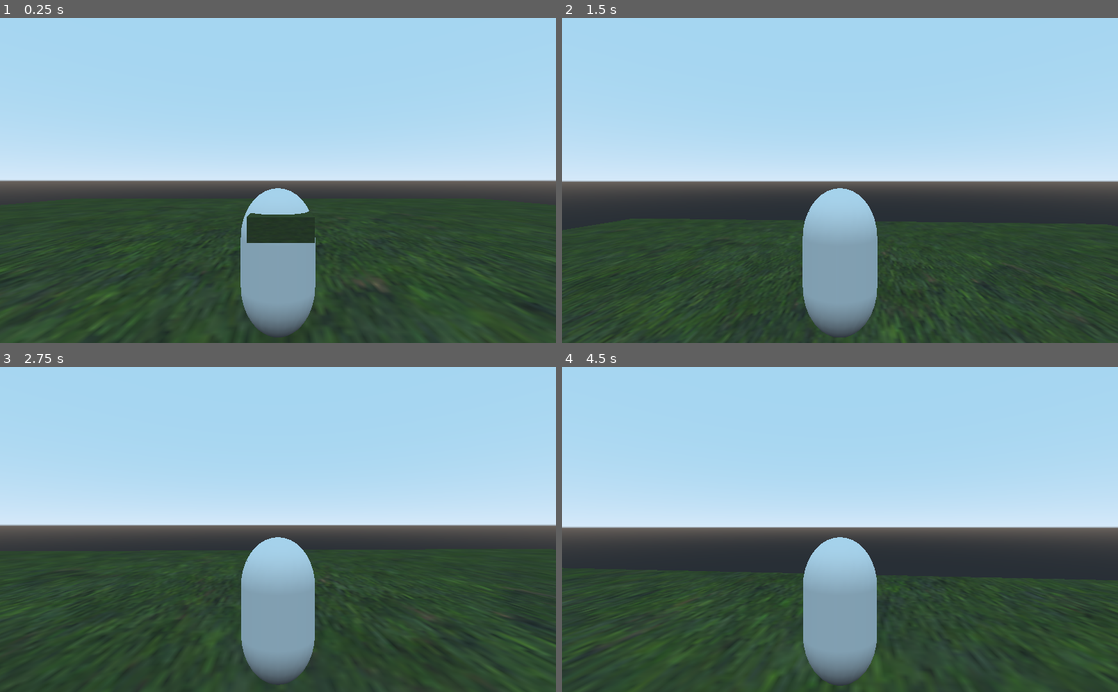
Above: before the commit, frames 1-4 (two rows, left to right).
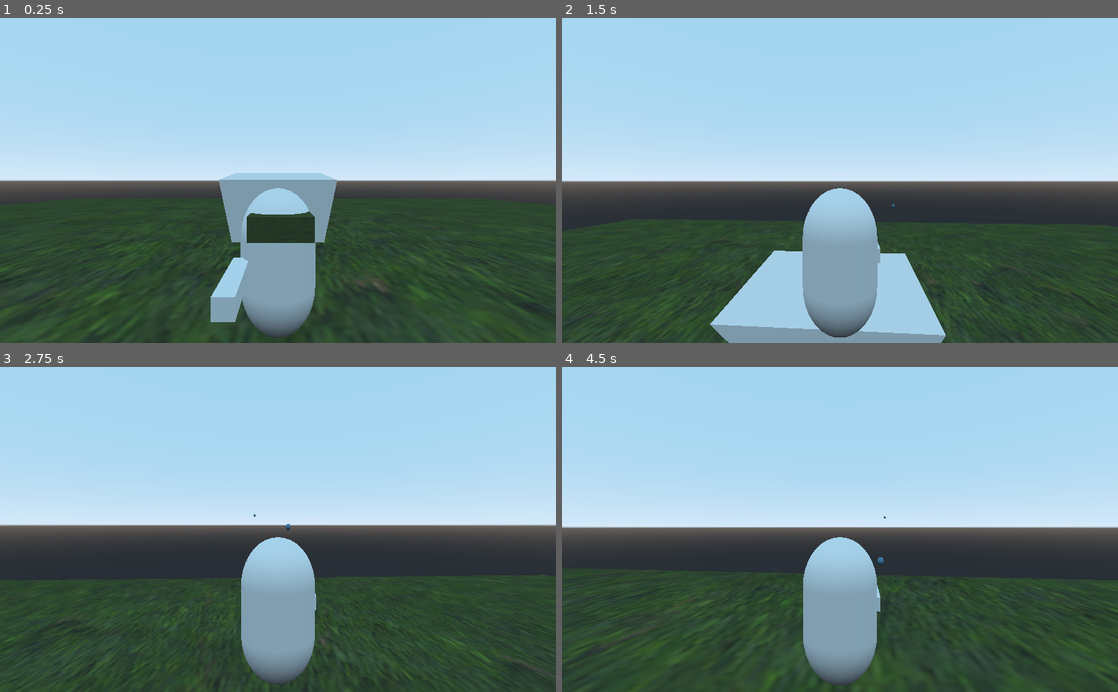
Above: after the commit, the same moments.

Repository: kre15i/ClashOfGames_Game
Game: Godot game, scene res://scenes/world1.tscn
Two runs of this game, one before a commit and one after it. Both use one fixed random seed, a clock stepped at 60 frames per second and the inputs below. Before the commit the project has no main scene; this scene is started directly in both runs.
Inputs (mouse positions are in pixels of both pictures, inside the frame that each line leads up to):
- Up to frame 1 (0.25 s): no input
- Up to frame 2 (1.5 s): tap Enter at 0.5 s; move the mouse to (867, 180) at 0.52 s; press the mouse at (867, 180) at 0.53 s; hold Up (ui_up) from 0.53 s (still down); tap Space (Jump) at 0.77 s; move the mouse to (812, 180) at 1.27 s; release the mouse at (812, 180) at 1.28 s; tap Shift (sprint) at 1.35 s
- Up to frame 3 (2.75 s): keep holding Up (ui_up); tap Space (Jump) at 1.52 s; click (250, 529) at 1.55 s; move the mouse to (289, 523) at 2.02 s; press the mouse at (289, 523) at 2.03 s
- Up to frame 4 (4.5 s): keep holding Up (ui_up); move the mouse to (834, 536) at 2.77 s; release the mouse at (834, 536) at 2.78 s; click (834, 536) at 2.85 s; tap Space (Jump) at 3.02, 3.77 s; move the mouse to (878, 532) at 3.52 s; hold Shift (sprint) 3.53-4.28 s; click (878, 532) at 3.8 s; move the mouse to (795, 526) at 4.27 s; click (795, 526) at 4.35 s

The runs differ from the first frame. In frame 1, 3.0% of the frame differs, in the area x 37-61%, y 47-94%; in frame 2, 6.7%, in the area x 0-100%, y 57-100%; in frame 3, 3.7%; in frame 4, less than 0.1%.

Commit message:
I added the shoot function // Dev_version(0.6)

Diff:
--- a/project.godot
+++ b/project.godot
@@ -11,6 +11,7 @@
 [application]
 
 config/name="ClashOfGames_Game"
+run/main_scene="res://scenes/world1.tscn"
 config/icon="res://icon.png"
 
 [gui]
@@ -57,6 +58,11 @@
 "events": [ Object(InputEventKey,"resource_local_to_scene":false,"resource_name":"","device":0,"alt":false,"shift":false,"control":false,"meta":false,"command":false,"pressed":false,"scancode":32,"physical_scancode":0,"unicode":0,"echo":false,"script":null)
  ]
 }
+shoot={
+"deadzone": 0.5,
+"events": [ Object(InputEventMouseButton,"resource_local_to_scene":false,"resource_name":"","device":0,"alt":false,"shift":false,"control":false,"meta":false,"command":false,"button_mask":0,"position":Vector2( 0, 0 ),"global_position":Vector2( 0, 0 ),"factor":1.0,"button_index":1,"pressed":false,"doubleclick":false,"script":null)
+ ]
+}
 
 [physics]
 
--- /dev/null
+++ b/scenes/Bullet.tscn
@@ -0,0 +1,22 @@
+[gd_scene load_steps=5 format=2]
+
+[ext_resource path="res://scripts/weapons/Bullet.gd" type="Script" id=1]
+
+[sub_resource type="SpatialMaterial" id=1]
+albedo_color = Color( 0.376471, 0.592157, 0.717647, 1 )
+
+[sub_resource type="SphereMesh" id=2]
+material = SubResource( 1 )
+
+[sub_resource type="SphereShape" id=3]
+
+[node name="Bullet" type="StaticBody"]
+script = ExtResource( 1 )
+
+[node name="MeshInstance" type="MeshInstance" parent="."]
+transform = Transform( 0.2, 0, 0, 0, 0.2, 0, 0, 0, 0.2, 0, 0, 0 )
+mesh = SubResource( 2 )
+
+[node name="CollisionShape" type="CollisionShape" parent="."]
+transform = Transform( 0.2, 0, 0, 0, 0.2, 0, 0, 0, 0.2, 0, 0, 0 )
+shape = SubResource( 3 )
--- a/scenes/player.tscn
+++ b/scenes/player.tscn
@@ -1,9 +1,10 @@
-[gd_scene load_steps=10 format=2]
+[gd_scene load_steps=11 format=2]
 
 [ext_resource path="res://scripts/playerController.gd" type="Script" id=1]
 [ext_resource path="res://scenes/weapons/starterPistol.tscn" type="PackedScene" id=2]
 [ext_resource path="res://scripts/Camera.gd" type="Script" id=3]
 [ext_resource path="res://assets/textures/tileable_grass.png" type="Texture" id=4]
+[ext_resource path="res://scripts/weapons/weaponController.gd" type="Script" id=5]
 
 [sub_resource type="CapsuleMesh" id=1]
 
@@ -25,14 +26,16 @@
 mesh = SubResource( 1 )
 
 [node name="weaponController" type="Node" parent="Player"]
+script = ExtResource( 5 )
+StartingWeapon = ExtResource( 2 )
 
-[node name="starterPistol" parent="Player/weaponController" instance=ExtResource( 2 )]
-transform = Transform( 1, 0, 0, 0, 1, 0, 0, 0, 1, 0.924805, 0, -1.88927 )
-
-[node name="MeshInstance" type="MeshInstance" parent="Player"]
+[node name="glasses" type="MeshInstance" parent="Player"]
 transform = Transform( 0.748048, 0, 0, 0, 0.730816, 5.16462e-09, 0, -1.71904e-08, 0.219563, -0.0616004, -0.455159, -0.818721 )
 mesh = SubResource( 4 )
 material/0 = SubResource( 5 )
+
+[node name="hand" type="Position3D" parent="Player"]
+transform = Transform( 1, 0, 0, 0, 1, 0, 0, 0, 1, 0.920135, -1.43448, 4.82332e-08 )
 
 [node name="CollisionShape" type="CollisionShape" parent="."]
 transform = Transform( 1, 0, 0, 0, -4.37114e-08, -1.3, 0, 1, -5.68248e-08, 0, 0, 0 )
--- a/scenes/weapons/starterPistol.tscn
+++ b/scenes/weapons/starterPistol.tscn
@@ -1,18 +1,33 @@
-[gd_scene load_steps=3 format=2]
+[gd_scene load_steps=5 format=2]
+
+[ext_resource path="res://scripts/weapons/starterPistol.gd" type="Script" id=1]
+[ext_resource path="res://scenes/Bullet.tscn" type="PackedScene" id=2]
 
 [sub_resource type="CubeMesh" id=1]
 
 [sub_resource type="BoxShape" id=2]
 
 [node name="starterPistol" type="Spatial"]
+script = ExtResource( 1 )
+Bullet = ExtResource( 2 )
+muzzle_speed = 70
+millis_between_shots = 500
 
-[node name="StaticBody" type="StaticBody" parent="."]
+[node name="holder" type="StaticBody" parent="."]
 
-[node name="MeshInstance" type="MeshInstance" parent="StaticBody"]
-transform = Transform( 0.204, 0, 0, 0, 0.161, 0, 0, 0, 1, 0, 0, 0 )
+[node name="MeshInstance" type="MeshInstance" parent="holder"]
+transform = Transform( 0.204, 0, 0, 0, -7.03753e-09, 1, 0, -0.161, -4.37114e-08, 0, 0, 0 )
 mesh = SubResource( 1 )
 skeleton = NodePath("../..")
 
-[node name="CollisionShape" type="CollisionShape" parent="StaticBody"]
+[node name="CollisionShape" type="CollisionShape" parent="holder"]
 transform = Transform( 0.204, 0, 0, 0, 0.161, 0, 0, 0, 1, 0, 0, 0 )
 shape = SubResource( 2 )
+
+[node name="Muzzle" type="Position3D" parent="."]
+transform = Transform( -1, -8.74228e-08, 0, 8.74228e-08, -1, 0, 0, 0, 1, 0, -0.866273, 0 )
+
+[node name="Timer" type="Timer" parent="."]
+one_shot = true
+
+[connection signal="timeout" from="Timer" to="." method="_on_Timer_timeout"]
--- a/scenes/world1.tscn
+++ b/scenes/world1.tscn
@@ -11,6 +11,10 @@
 size = Vector2( 10, 10 )
 
 [sub_resource type="BoxShape" id=3]
+
+[sub_resource type="CubeMesh" id=4]
+
+[sub_resource type="BoxShape" id=5]
 
 [node name="Welt1" type="Spatial"]
 
@@ -28,3 +32,23 @@
 
 [node name="player" parent="." instance=ExtResource( 2 )]
 transform = Transform( 1, 0, 0, 0, 1, 0, 0, 0, 1, 0, 3.01793, 0 )
+
+[node name="objects" type="Spatial" parent="."]
+
+[node name="StaticBody" type="StaticBody" parent="objects"]
+transform = Transform( 3.35203, 0, 0, 0, 0.981581, -1.22596, 0, 0.191049, 6.29882, 0, 0, -10.0624 )
+
+[node name="MeshInstance" type="MeshInstance" parent="objects/StaticBody"]
+mesh = SubResource( 4 )
+
+[node name="CollisionShape" type="CollisionShape" parent="objects/StaticBody"]
+shape = SubResource( 5 )
+
+[node name="StaticBody2" type="StaticBody" parent="objects"]
+transform = Transform( 3.35203, 0, 0, 0, 0.282827, -6.15502, 0, 2.65763, 5.02866, 0, -1.38722, 14.4976 )
+
+[node name="MeshInstance" type="MeshInstance" parent="objects/StaticBody2"]
+mesh = SubResource( 4 )
+
+[node name="CollisionShape" type="CollisionShape" parent="objects/StaticBody2"]
+shape = SubResource( 5 )
--- a/scripts/playerController.gd
+++ b/scripts/playerController.gd
@@ -11,6 +11,8 @@
 var angular_acceleration = 7
 var jump_magnitude = 15
 var weight_on_ground = 7
+
+onready var gun_controller = $Player/weaponController
 
 
 func _input(event):
@@ -47,3 +49,9 @@
 	if is_on_floor():
 		if Input.is_action_just_pressed("Jump"):
 			vertical_velocity = jump_magnitude
+
+
+#shoot shoot
+func _process(delta):
+	if Input.is_action_pressed("shoot"):
+		gun_controller.shoot()
--- /dev/null
+++ b/scripts/weapons/Bullet.gd
@@ -0,0 +1,14 @@
+extends StaticBody
+
+
+export var speed = 70
+const KILL_TIME = 2
+var timer = 0
+
+func _physics_process(delta):
+	var forward_direction = global_transform.basis.y.normalized()
+	global_translate(forward_direction * speed * delta)
+
+	timer += delta
+	if timer >= KILL_TIME:
+		queue_free()
--- /dev/null
+++ b/scripts/weapons/starterPistol.gd
@@ -0,0 +1,32 @@
+extends Spatial
+
+
+onready var rof_timer = $Timer
+var can_shoot = true
+
+export(PackedScene) var Bullet
+export var muzzle_speed = 30
+export var millis_between_shots = 100
+
+
+
+# Called when the node enters the scene tree for the first time.
+func _ready():
+	rof_timer.wait_time = millis_between_shots / 1000.0
+
+func _physics_process(delta):
+	pass
+
+func shoot():
+	if can_shoot:
+		var new_bullet = Bullet.instance()
+		new_bullet.global_transform = $Muzzle.global_transform
+		new_bullet.speed = muzzle_speed
+		var scene_root = get_tree().get_root().get_children()[0]
+		scene_root.add_child(new_bullet)
+		can_shoot = false
+		rof_timer.start()
+
+
+func _on_Timer_timeout():
+	can_shoot = true
--- /dev/null
+++ b/scripts/weapons/weaponController.gd
@@ -0,0 +1,26 @@
+extends Node
+
+export(PackedScene) var StartingWeapon
+var hand : Position3D
+var equipped_weapon : Spatial
+
+
+func _ready():
+	hand = get_parent().find_node("hand")
+	if StartingWeapon:
+		equip_weapon(StartingWeapon)
+
+
+
+func equip_weapon(weapon_to_equip):
+	if equipped_weapon:
+		print("Deleting current weapon")
+		equipped_weapon.queue_free()
+	else:
+		print("No weapon equipped")
+		equipped_weapon = weapon_to_equip.instance()
+		hand.add_child(equipped_weapon)
+
+func shoot():
+	if equipped_weapon:
+		equipped_weapon.shoot()
Not shown: 1 places in scenes/world1.tscn that only renumber resources
